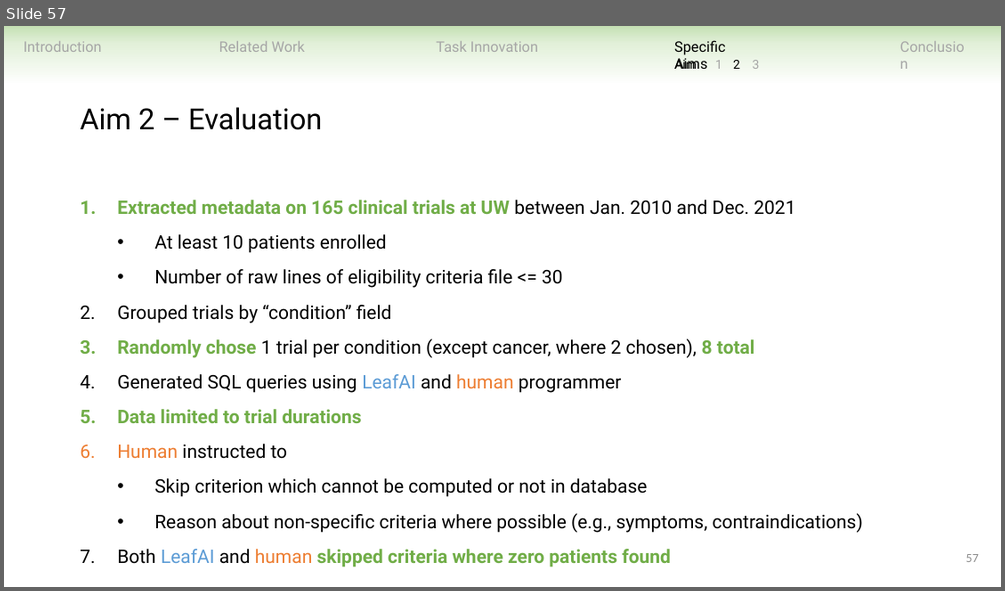
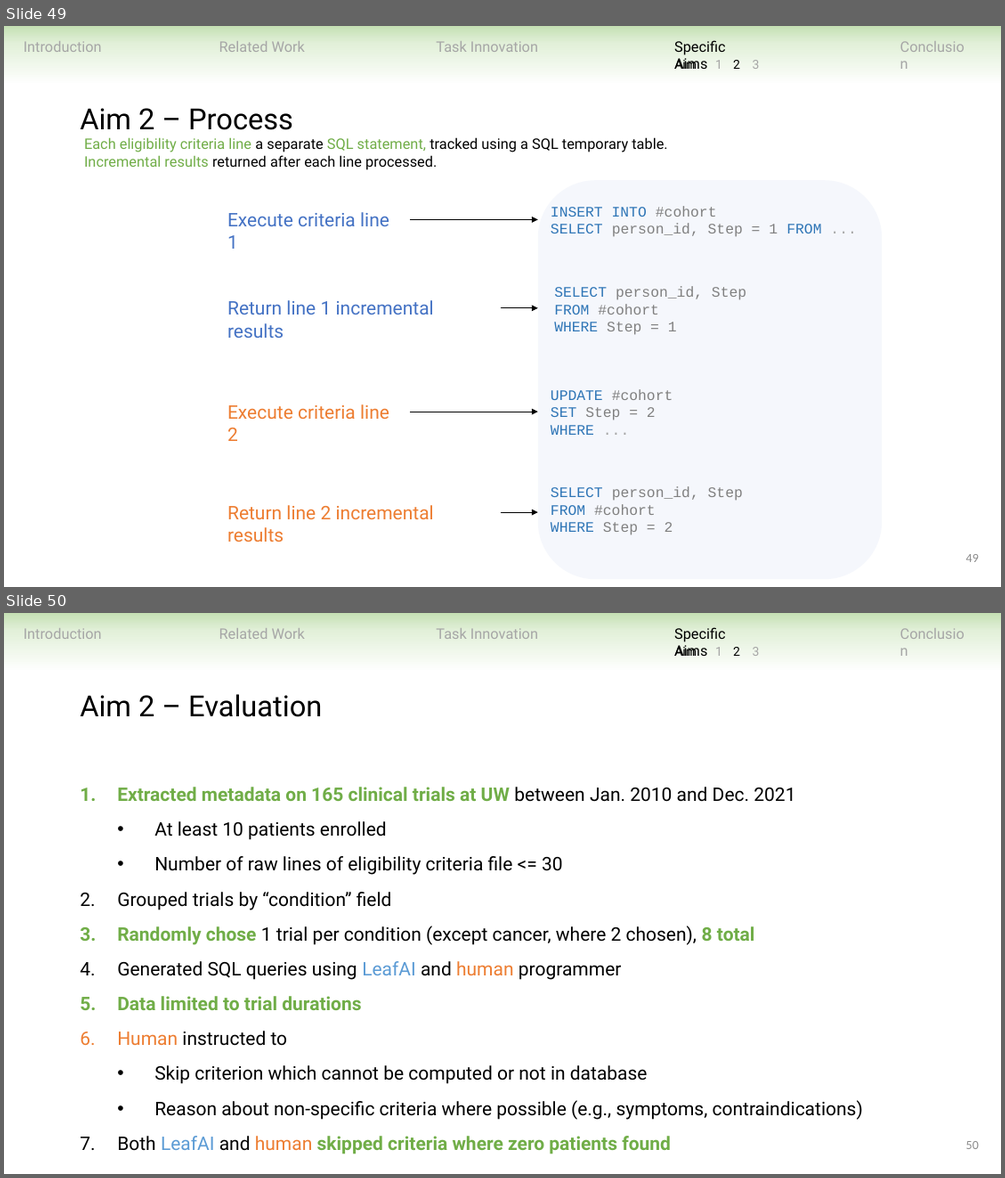
Before and after one commit to ndobb/dissertation, a slide deck: 4_general_exam/presentation/nic_dobbins_general_exam.pptx. Shown one above the other, each under a label of ours: slide 57 before the commit, slides 49 and 50 after it. The pictures are 1005x591 and 1005x1178 pixels, drawn with LibreOffice and Linux fonts; fonts in the diff are those of the drawing. Boxes give left, top, right and bottom in pixels: in the first picture for what was removed or moved away, otherwise in the second. Text is boxed around its words. In the diff, an @@ line names an element or a change of style, - is before the commit and + after.

```diff
--- a/4_general_exam/presentation/nic_dobbins_general_exam.pptx
+++ b/4_general_exam/presentation/nic_dobbins_general_exam.pptx
@@ slide 49 added at (4,26,1001,587), background #FFFFFF; not listed: 1 template element that a slide beside it also shows @@
@@ group added at (24,33,980,69): 9 texts @@
+Introduction
+Related Work
+Task Innovation
+Specific Aims
+Conclusion
+Aim
+1
+2
+3
@@ text added at (80,108,293,130), 28 pt, text #000000 @@
+Aim 2 – Process
@@ text added at (84,137,667,170), 14 pt, text #000000 @@
+Each eligibility criteria line a separate SQL statement, tracked using a SQL temporary table.
+Incremental results returned after each line processed.
@@ rounded rectangle added at (538,180,882,579), fill #E3E8F7 at 33% opacity @@
@@ text added at (227,212,389,248), 18 pt, text #4472C4 @@
+Execute criteria line 1
@@ text added at (550,206,821,237), 14 pt, text #808080 @@
+INSERT INTO #cohort
+SELECT person_id, Step = 1 FROM ...
@@ arrow added from (410, 220) to (538, 220), #000000 0.5 pt @@
@@ text added at (554,286,746,335), 14 pt, text #808080 @@
+SELECT person_id, Step
+FROM #cohort
+WHERE Step = 1
@@ text added at (227,300,434,338), 18 pt, text #4472C4 @@
+Return line 1 incremental results
@@ arrow added from (501, 308) to (538, 308), #000000 0.5 pt @@
@@ text added at (550,389,673,435), 14 pt, text #2E75B6 @@
+UPDATE #cohort
+SET Step = 2
+WHERE ...
@@ text added at (227,404,389,441), 18 pt, text #ED7D31 @@
+Execute criteria line 2
@@ arrow added from (410, 412) to (538, 412), #000000 0.5 pt @@
@@ text added at (227,505,434,541), 18 pt, text #ED7D31 @@
+Return line 2 incremental results
@@ text added at (550,486,743,535), 14 pt, text #808080 @@
+SELECT person_id, Step
+FROM #cohort
+WHERE Step = 2
@@ arrow added from (501, 512) to (538, 512), #000000 0.5 pt @@
@@ page number added at (966,554,979,562), 12 pt, text #8C8C8C @@
+49
@@ what was slide 57 is now slide 50 @@
@@ page number at (966,1141,979,1149): text changed @@
-57
+50
```
Also in this commit, not shown: 22 slides changed, 2 other slides added, 1 slide removed.
